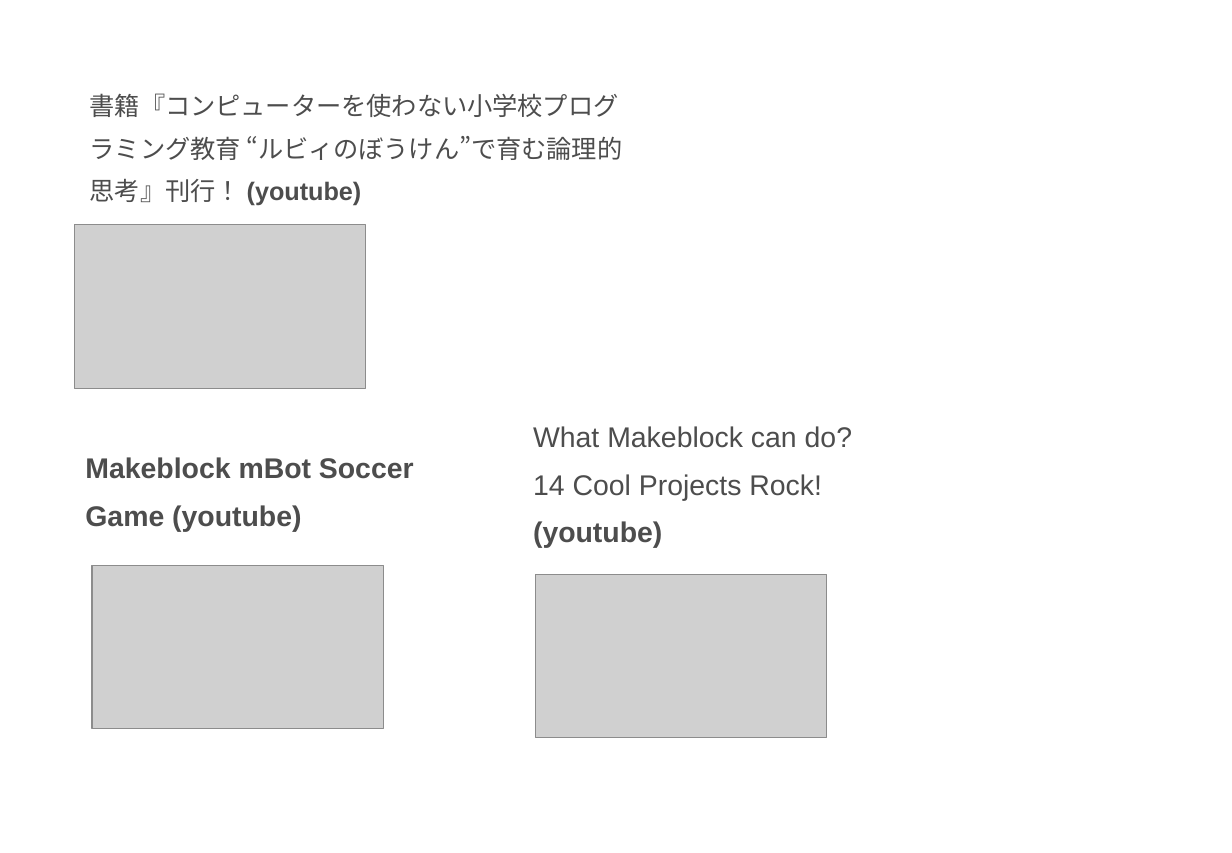
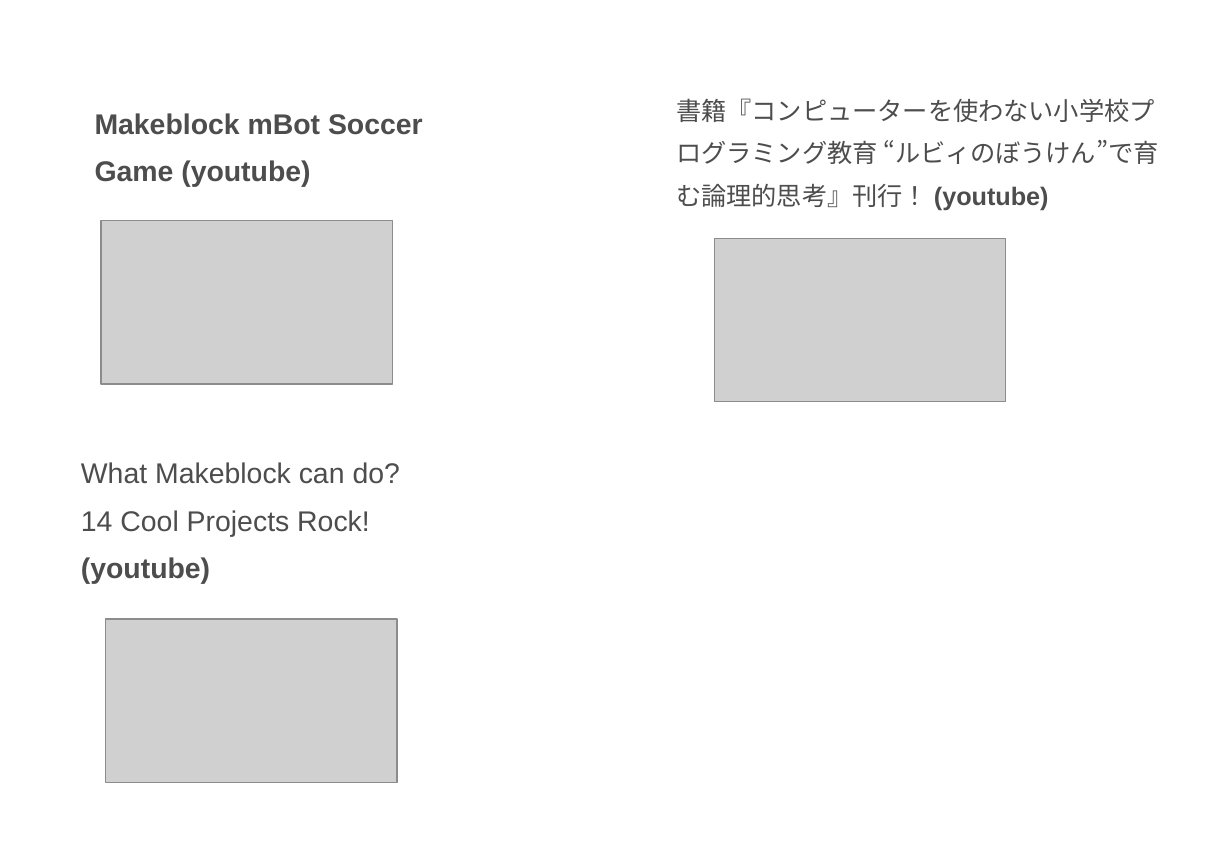
Before and after one commit to t-magic/RASP, a slide deck: slide 6 of pdf/ロボットとの共生、AIとの共生、やってみよう講座.ppt. Drawn at 1232x853 pixels with LibreOffice and Linux fonts; fonts in the diff are those of the drawing; grey boxes stand for pictures. Boxes give left, top, right and bottom in pixels: in the first picture for what was removed or moved away, otherwise in the second. Text is boxed around its words. In the diff, an @@ line names an element or a change of style, - is before the commit and + after.

```diff
--- a/pdf/ロボットとの共生、AIとの共生、やってみよう講座.ppt
+++ b/pdf/ロボットとの共生、AIとの共生、やってみよう講座.ppt
@@ text "Makeblock mBot Soccer Game (youtube)": place and size @@
-text "Makeblock mBot Soccer Game (youtube)" at bbox=[85, 457, 414, 532]
+text "Makeblock mBot Soccer Game (youtube)" at bbox=[95, 113, 423, 187]
@@ text "書籍『コンピューターを使わない小学校プログラミング教育 “ルビィのぼうけん”で育む論理的思考』刊行！ (youtube)" rewrapped from bbox=[90, 93, 622, 206] to bbox=[676, 98, 1158, 210] @@
@@ picture: place and size @@
-picture at bbox=[74, 225, 365, 389]
+picture at bbox=[101, 220, 392, 384]
@@ picture: place and size @@
-picture at bbox=[535, 574, 826, 738]
+picture at bbox=[714, 239, 1005, 402]
@@ text "What Makeblock can do? 14 ...": place and size @@
-text "What Makeblock can do? 14 ..." at bbox=[533, 426, 852, 548]
+text "What Makeblock can do? 14 ..." at bbox=[81, 462, 400, 584]
@@ picture: place and size @@
-picture at bbox=[92, 565, 383, 729]
+picture at bbox=[106, 618, 397, 782]
```
Also in this commit, not shown: 4 other slides changed, 1 other file.
